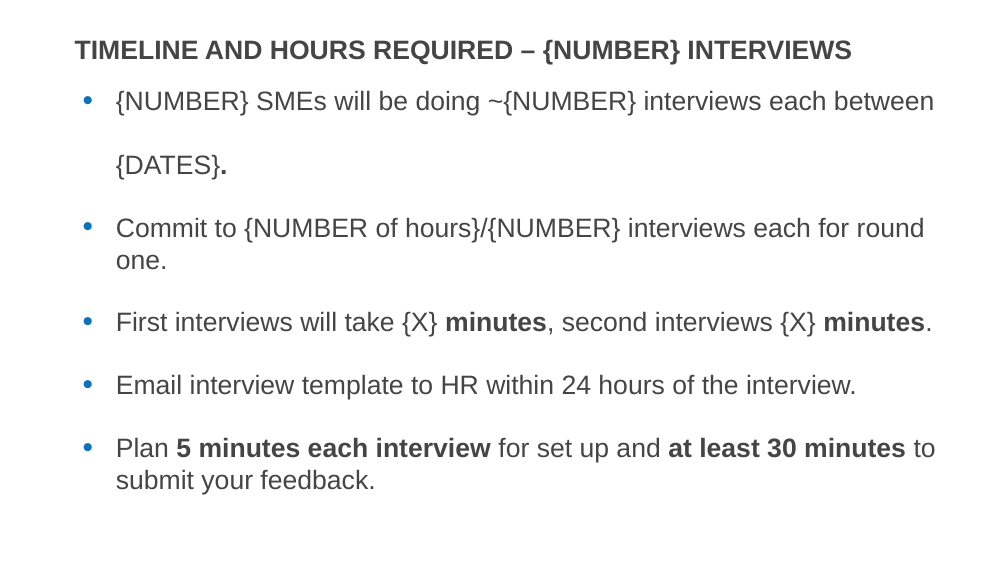
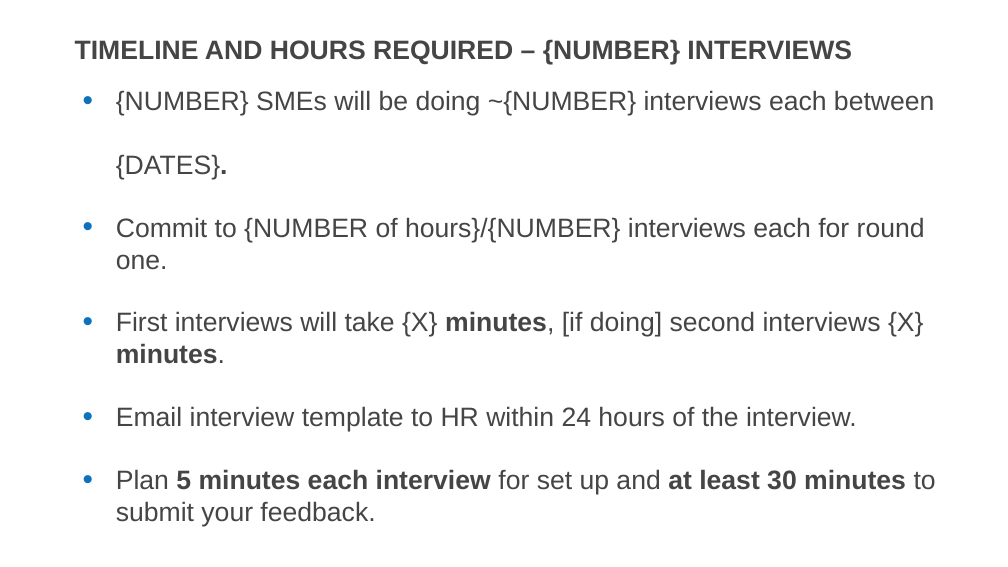
Before and after one commit to usds/SME-QA-Website, a slide deck: slide 5 of toolkit/assessments/phone-interview-training-presentation.pptx. Drawn at 1008x567 pixels with LibreOffice and Linux fonts; fonts in the diff are those of the drawing. Boxes give left, top, right and bottom in pixels: in the first picture for what was removed or moved away, otherwise in the second. Text is boxed around its words. In the diff, an @@ line names an element or a change of style, - is before the commit and + after.

```diff
--- a/toolkit/assessments/phone-interview-training-presentation.pptx
+++ b/toolkit/assessments/phone-interview-training-presentation.pptx
@@ text at box(116, 311, 923, 364): text changed @@
-• First interviews will take {X} minutes, second interviews {X} minutes.
+• First interviews will take {X} minutes, [if doing] second interviews {X} minutes.
```
Also in this commit, not shown: 4 other slides changed.
